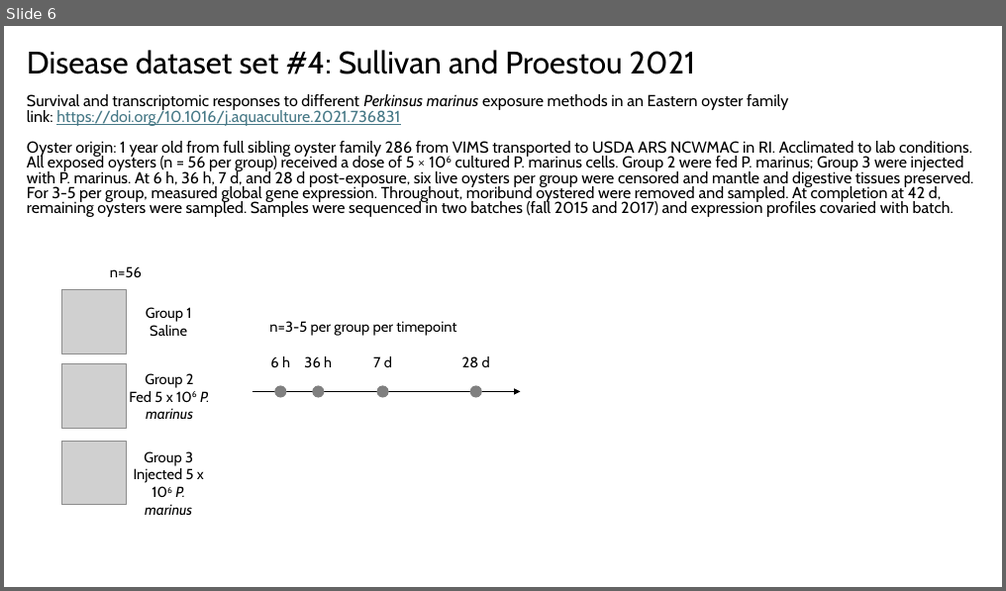
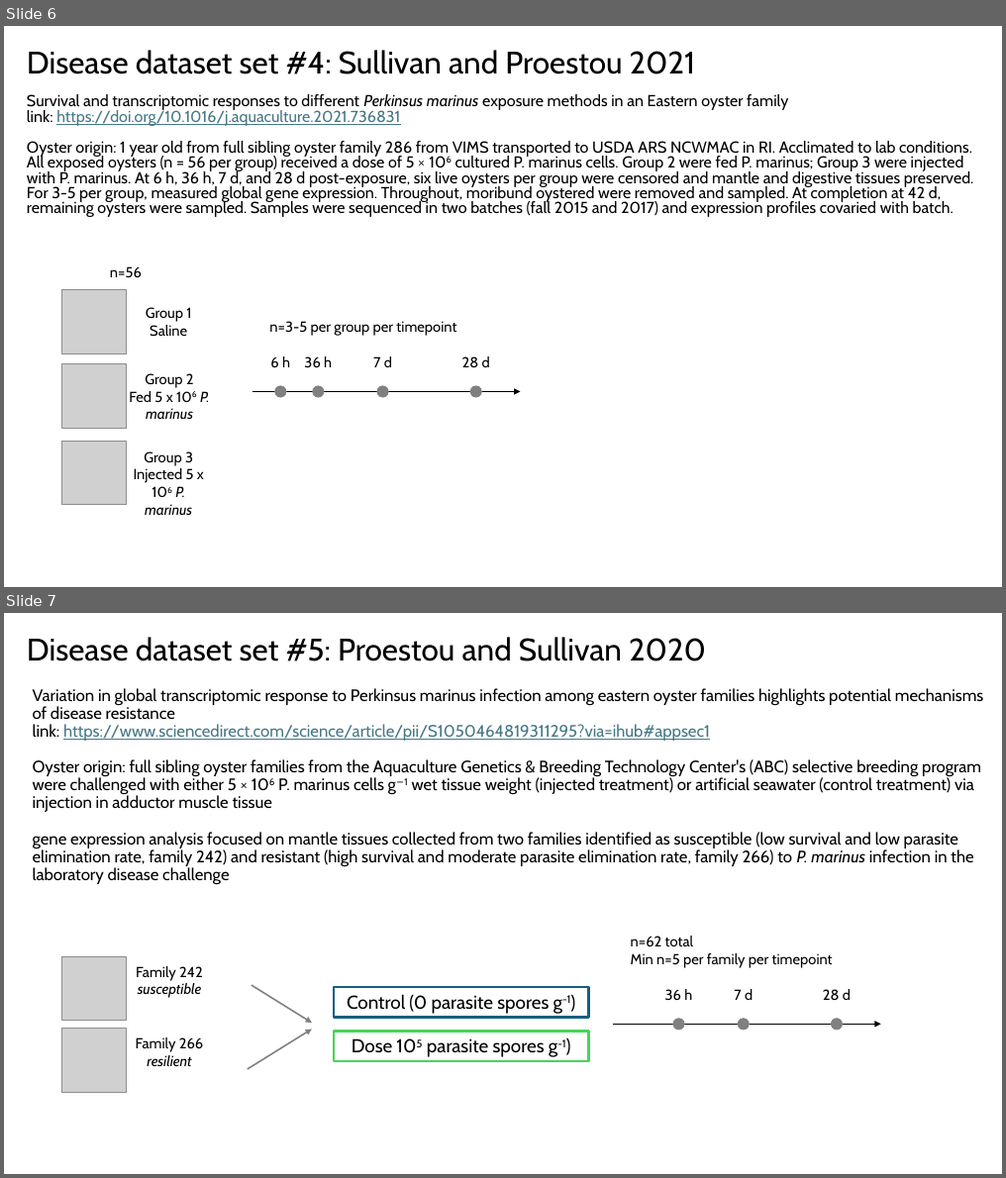
Before and after one commit to Resilience-Biomarkers-for-Aquaculture/Cvirg_Pmarinus_RNAseq, a slide deck: analysis_ideas.pptx. Shown one above the other, each under a label of ours: slide 6 before the commit, slides 6 and 7 after it. The pictures are 1006x591 and 1006x1178 pixels, drawn with LibreOffice and Linux fonts; fonts in the diff are those of the drawing; grey boxes stand for pictures. Boxes give left, top, right and bottom in pixels: in the first picture for what was removed or moved away, otherwise in the second. Text is boxed around its words. In the diff, an @@ line names an element or a change of style, - is before the commit and + after.

Commit message:
adding dataset #5 to analysis ideas ppt

```diff
--- a/analysis_ideas.pptx
+++ b/analysis_ideas.pptx
@@ slide 7 added at <box>4,613,1002,1174</box>, background #FFFFFF @@
@@ title added at <box>27,637,706,662</box>, 30 pt, text #000000 @@
+Disease dataset set #5: Proestou and Sullivan 2020
@@ text added at <box>33,688,983,884</box>, 16 pt, text #000000 @@
+Variation in global transcriptomic response to Perkinsus marinus infection among eastern oyster families highlights potential mechanisms of disease resistance
+link: https://www.sciencedirect.com/science/article/pii/S1050464819311295?via=ihub#appsec1
+Oyster origin: full sibling oyster families from the Aquaculture Genetics & Breeding Technology Center's (ABC) selective breeding program were challenged with either 5 × 106 P. marinus cells g−1 wet tissue weight (injected treatment) or artificial seawater (control treatment) via injection in adductor muscle tissue
+gene expression analysis focused on mantle tissues collected from two families identified as susceptible (low survival and low parasite elimination rate, family 242) and resistant (high survival and moderate parasite elimination rate, family 266) to P. marinus infection in the laboratory disease challenge
@@ text added at <box>631,936,833,968</box>, 14 pt, text #000000 @@
+n=62 total
+Min n=5 per family per timepoint
@@ picture added at <box>61,957,126,1020</box> @@
@@ text added at <box>136,966,203,998</box>, 14 pt, text #000000, italic @@
+Family 242
+susceptible
@@ arrow added from (252, 986) to (312, 1023), #808080 1.5 pt @@
@@ rectangle added at <box>334,987,589,1017</box>, outline #156082 2.25 pt, 18 pt, text #000000 @@
+Control (0 parasite spores g-1)
@@ text added at <box>665,989,692,1001</box>, 14 pt, text #000000 @@
+36 h
@@ text added at <box>734,989,752,1000</box>, 14 pt, text #000000 @@
+7 d
@@ text added at <box>823,989,850,1000</box>, 14 pt, text #000000 @@
+28 d
@@ arrow added from (613, 1024) to (881, 1024), #000000 1.5 pt @@
@@ ellipse added at <box>674,1019,684,1029</box>, fill #808080, outline #808080 1.5 pt @@
@@ ellipse added at <box>739,1019,748,1029</box>, fill #808080, outline #808080 1.5 pt @@
@@ ellipse added at <box>832,1019,842,1029</box>, fill #808080, outline #808080 1.5 pt @@
@@ picture added at <box>61,1029,126,1092</box> @@
@@ text added at <box>136,1038,203,1066</box>, 14 pt, text #000000 @@
+Family 266
+resilient
@@ arrow added from (248, 1069) to (312, 1029), #808080 1.5 pt @@
@@ rectangle added at <box>334,1032,589,1061</box>, outline #47D45A 2.25 pt, 18 pt, text #000000 @@
+Dose 105 parasite spores g-1)
```
